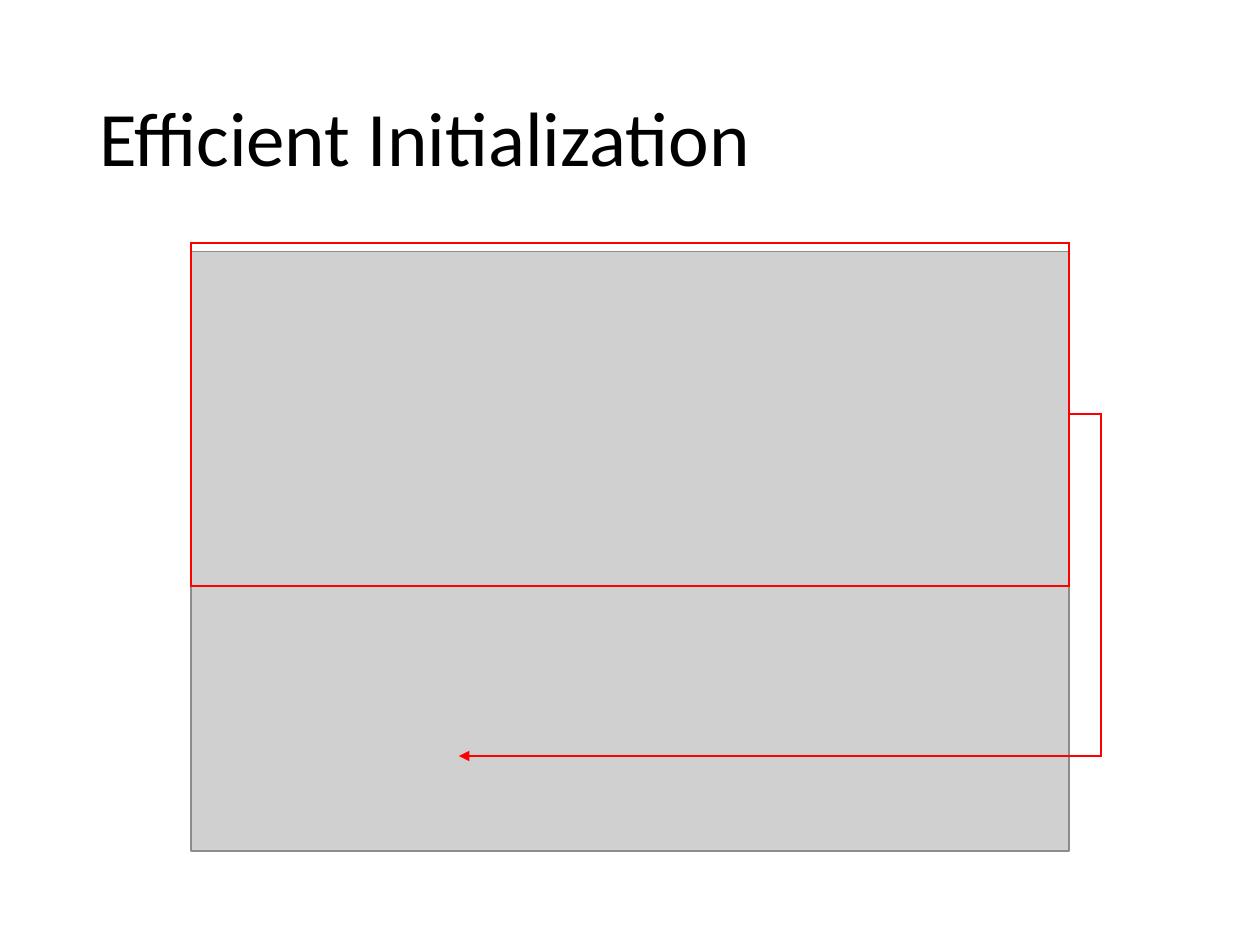
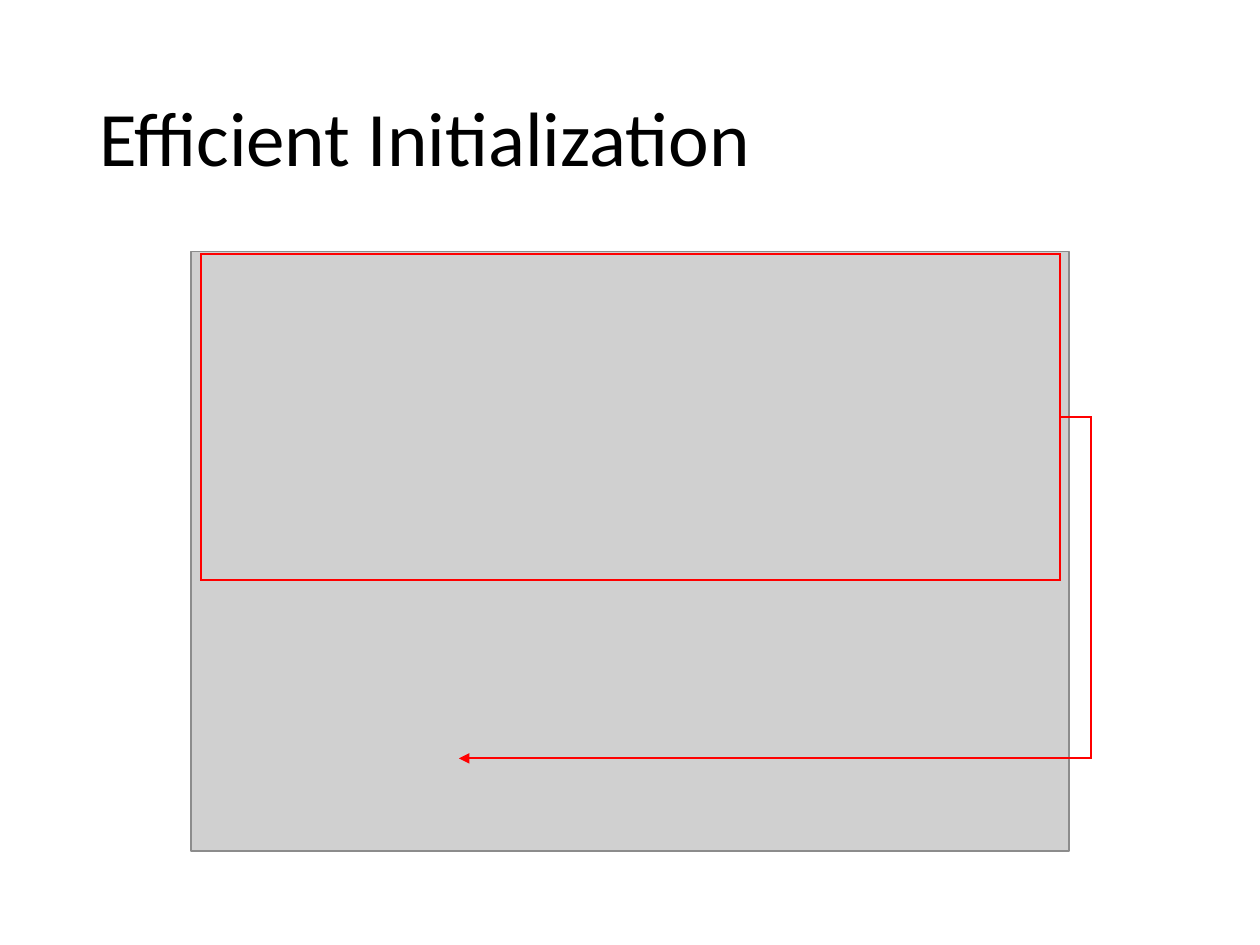
Before and after one commit to jkingphd/practical_bayes_opt, a slide deck: slide 25 of Data_science_nashville_jkk.pptx. Drawn at 1260x945 pixels with LibreOffice and Linux fonts; fonts in the diff are those of the drawing; grey boxes stand for pictures; background and template pictures are left out. Boxes give left, top, right and bottom in pixels: in the first picture for what was removed or moved away, otherwise in the second. Text is boxed around its words. In the diff, an @@ line names an element or a change of style, - is before the commit and + after.

```diff
--- a/Data_science_nashville_jkk.pptx
+++ b/Data_science_nashville_jkk.pptx
@@ rectangle: place and size @@
-rectangle at bbox=[190, 243, 1068, 586]
+rectangle at bbox=[202, 253, 1061, 580]
@@ elbow arrow moved from (1070, 415) - (459, 756) to (1060, 417) - (459, 759) @@
```
Also in this commit, not shown: 4 other slides changed, 1 slide removed.
